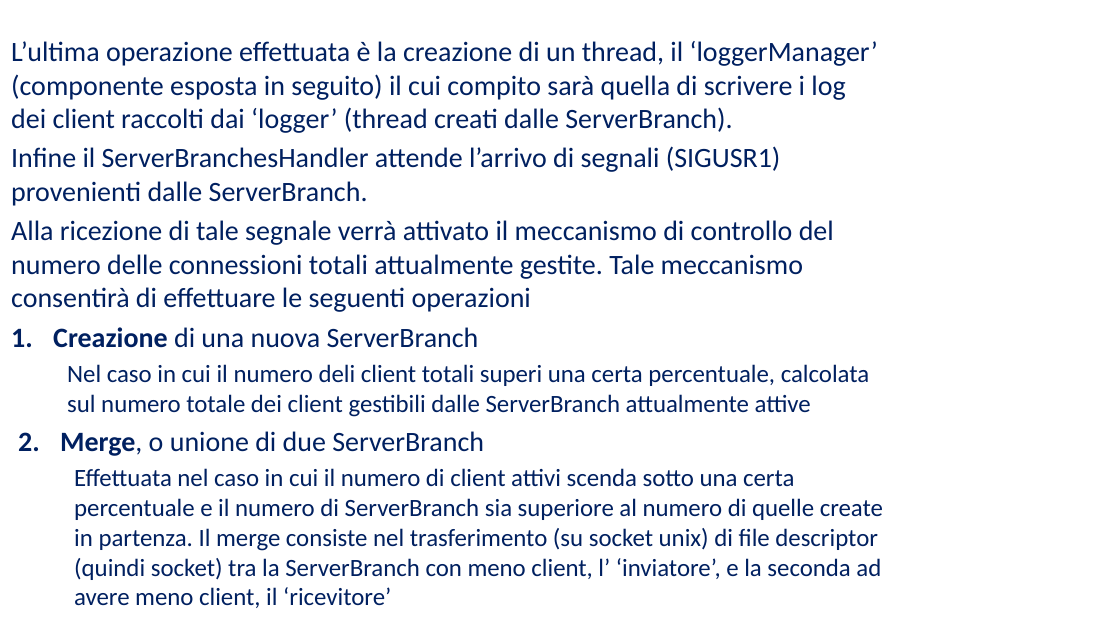
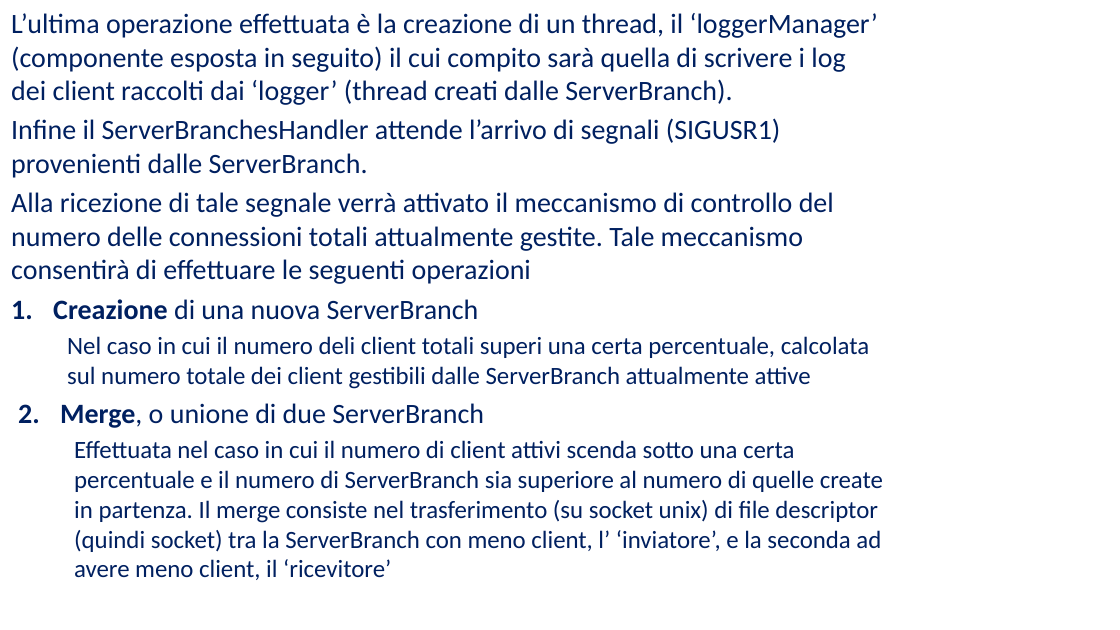
Before and after one commit to UltraLe/ServerWeb, a slide deck: slide 7 of RelazioneIIW.pptx. Drawn at 1120x630 pixels with LibreOffice and Linux fonts; fonts in the diff are those of the drawing; background and template pictures are left out. Boxes give left, top, right and bottom in pixels: in the first picture for what was removed or moved away, otherwise in the second. Text is boxed around its words. In the diff, an @@ line names an element or a change of style, - is before the commit and + after.

```diff
--- a/RelazioneIIW.pptx
+++ b/RelazioneIIW.pptx
@@ text "L’ultima operazione effettuata è la ...": place and size @@
-text "L’ultima operazione effettuata è la ..." at bbox=[11, 41, 883, 608]
+text "L’ultima operazione effettuata è la ..." at bbox=[11, 13, 883, 580]
```
Also in this commit, not shown: 12 other slides changed.
